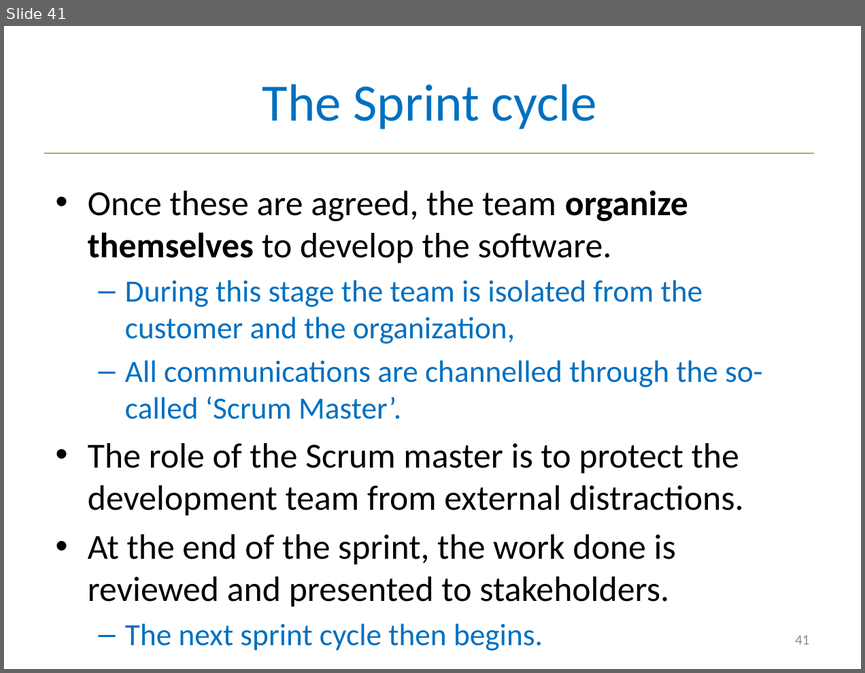
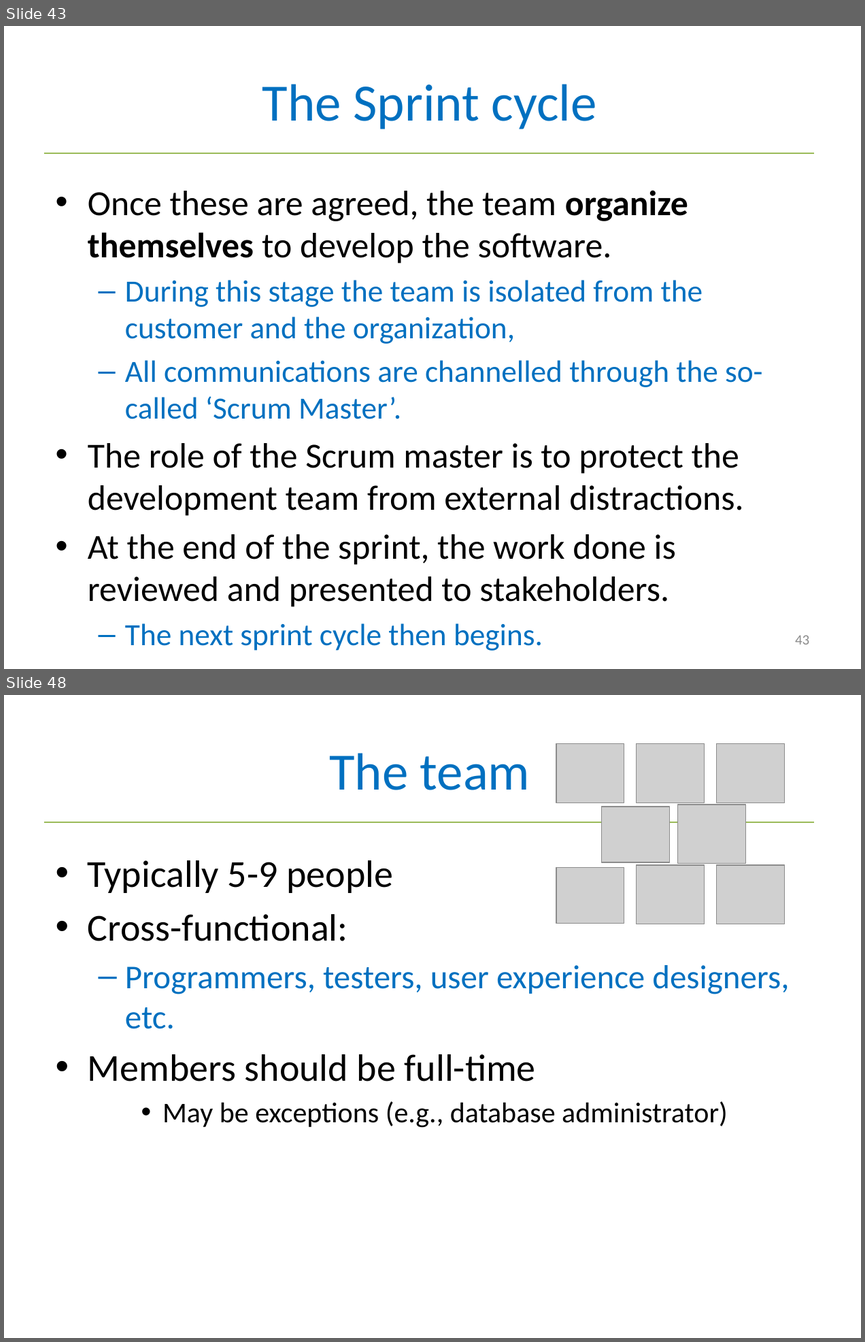
Before and after one commit to tuanct1997/USTH-SE-2017, a slide deck: slides/2 Agile Development.pptx. Shown one above the other, each under a label of ours: slide 41 before the commit, slides 43 and 48 after it; the slides between them are not shown. The pictures are 865x673 and 865x1342 pixels, drawn with LibreOffice and Linux fonts; fonts in the diff are those of the drawing; grey boxes stand for pictures. Boxes give left, top, right and bottom in pixels: in the first picture for what was removed or moved away, otherwise in the second. Text is boxed around its words. In the diff, an @@ line names an element or a change of style, - is before the commit and + after.

```diff
--- a/slides/2 Agile Development.pptx
+++ b/slides/2 Agile Development.pptx
@@ slide 48 added at (4, 695, 861, 1338), background #FFFFFF; not listed: 1 template element that a slide beside it also shows @@
@@ title added at (329, 753, 530, 790), 44 pt, text #0070C0 @@
+The team
@@ text added at (88, 860, 789, 1127), 32 pt, text #000000 @@
+• Typically 5-9 people
+• Cross-functional:
+  – Programmers, testers, user experience designers, etc.
+• Members should be full-time
+    • May be exceptions (e.g., database administrator)
@@ group added at (555, 744, 784, 925): 8 pictures @@
@@ what was slide 41 is now slide 43 @@
@@ page number at (795, 635, 809, 644): text changed @@
-41
+43
```
Also in this commit, not shown: 1 slide changed, 24 other slides added, 2 slides removed.
